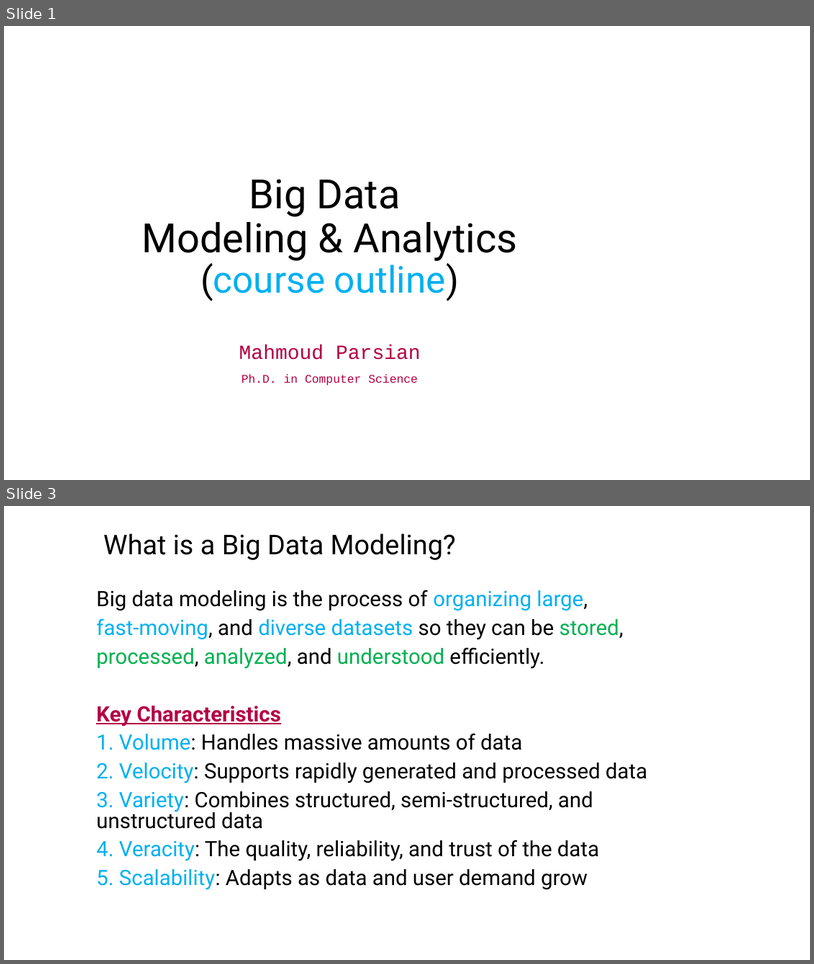
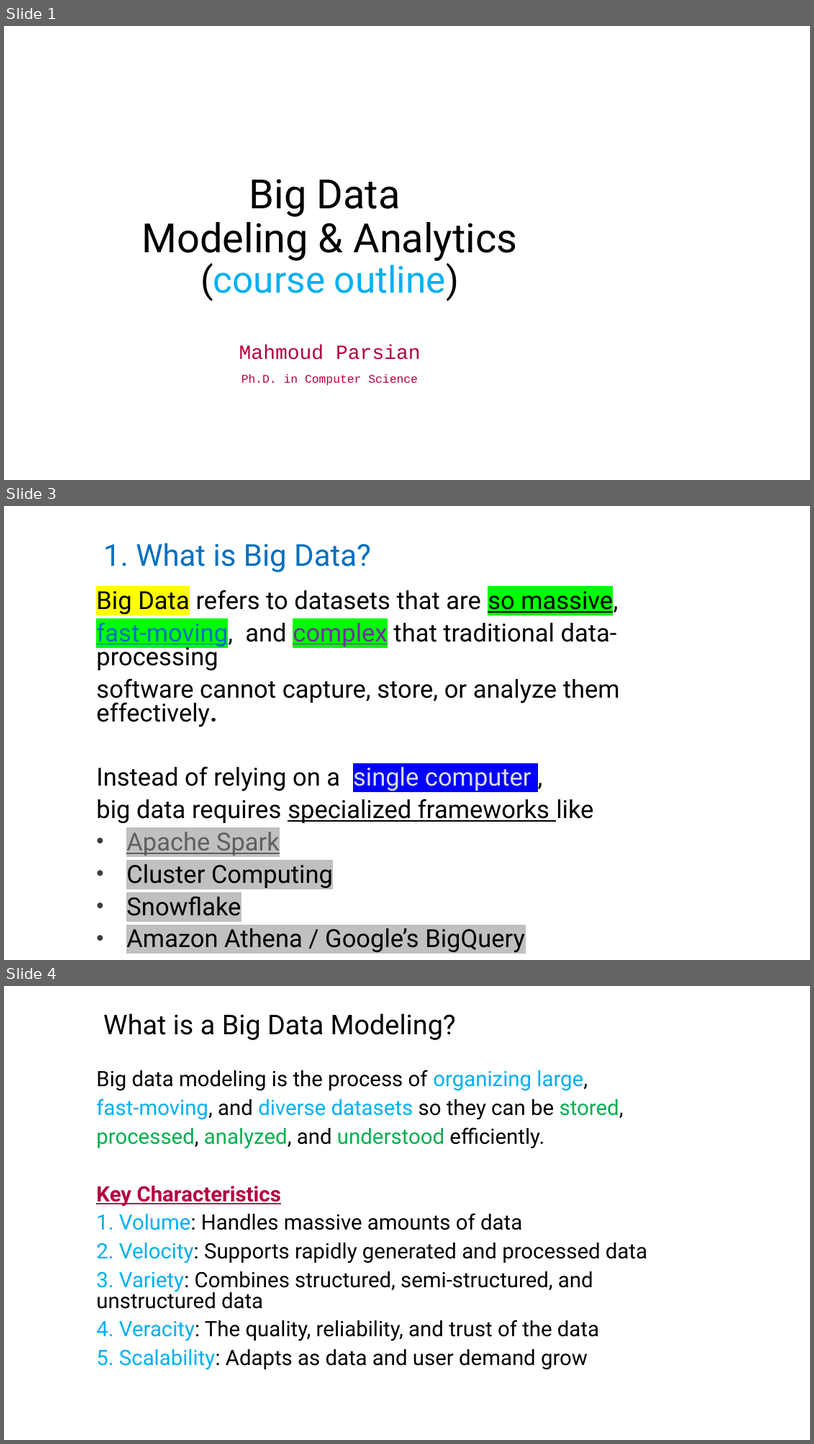
Before and after one commit to mahmoudparsian/big-data-modeling, a slide deck: course_outine_10_weeks/Course_Outline_Big_Data_Modeling.pptx. Shown one above the other, each under a label of ours: slides 1 and 3 before the commit, slides 1, 3 and 4 after it; the slides between them are not shown. The pictures are 814x964 and 814x1444 pixels, drawn with LibreOffice and Linux fonts; fonts in the diff are those of the drawing; background and template pictures are left out. Boxes give left, top, right and bottom in pixels: in the first picture for what was removed or moved away, otherwise in the second. Text is boxed around its words. In the diff, an @@ line names an element or a change of style, - is before the commit and + after.

```diff
--- a/course_outine_10_weeks/Course_Outline_Big_Data_Modeling.pptx
+++ b/course_outine_10_weeks/Course_Outline_Big_Data_Modeling.pptx
@@ slide 3 added at [4,506,810,960], background #FFFFFF @@
@@ title added at [103,543,371,572], 36 pt, text #0070C0 @@
+1. What is Big Data?
@@ subtitle added at [96,586,620,952], 29.6 pt, text #000000 @@
+Big Data refers to datasets that are so massive,
+fast-moving, and complex that traditional data-processing
+software cannot capture, store, or analyze them effectively.
+Instead of relying on a single computer ,
+big data requires specialized frameworks like
+• Apache Spark
+• Cluster Computing
+• Snowflake
+• Amazon Athena / Google’s BigQuery
@@ what was slide 3 is now slide 4 @@
```
Also in this commit, not shown: 4 slides changed, 1 other file.
